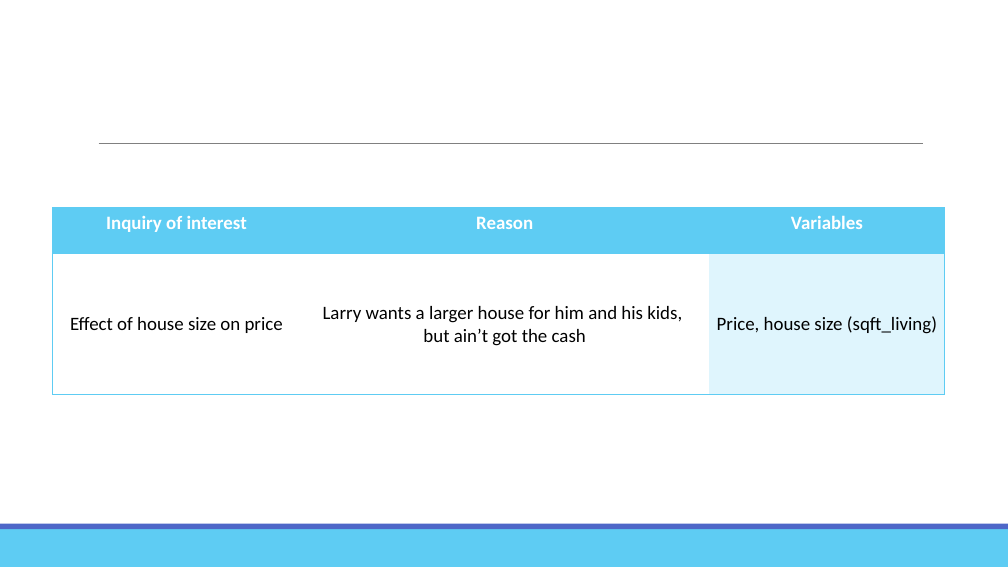
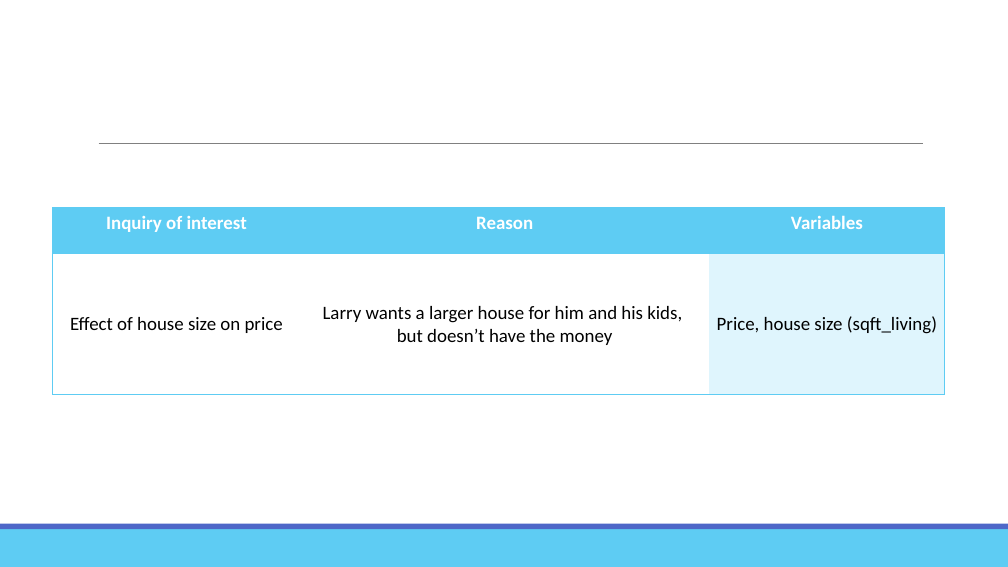
Before and after one commit to vlatko-v/ds-king_county_housing-EDA, a slide deck: slide 4 of presentation/King County Housing.pptx. Drawn at 1008x567 pixels with LibreOffice and Linux fonts; fonts in the diff are those of the drawing. Boxes give left, top, right and bottom in pixels: in the first picture for what was removed or moved away, otherwise in the second. Text is boxed around its words. In the diff, an @@ line names an element or a change of style, - is before the commit and + after.

```diff
--- a/presentation/King County Housing.pptx
+++ b/presentation/King County Housing.pptx
@@ table at (x1=53, y1=208, x2=946, y2=395) @@
-row 2, column 2: Larry wants a larger house for him and his kids, but ain’t got the cash
+row 2, column 2: Larry wants a larger house for him and his kids, but doesn’t have the money
```
Also in this commit, not shown: 5 other slides changed, 8 other files.
